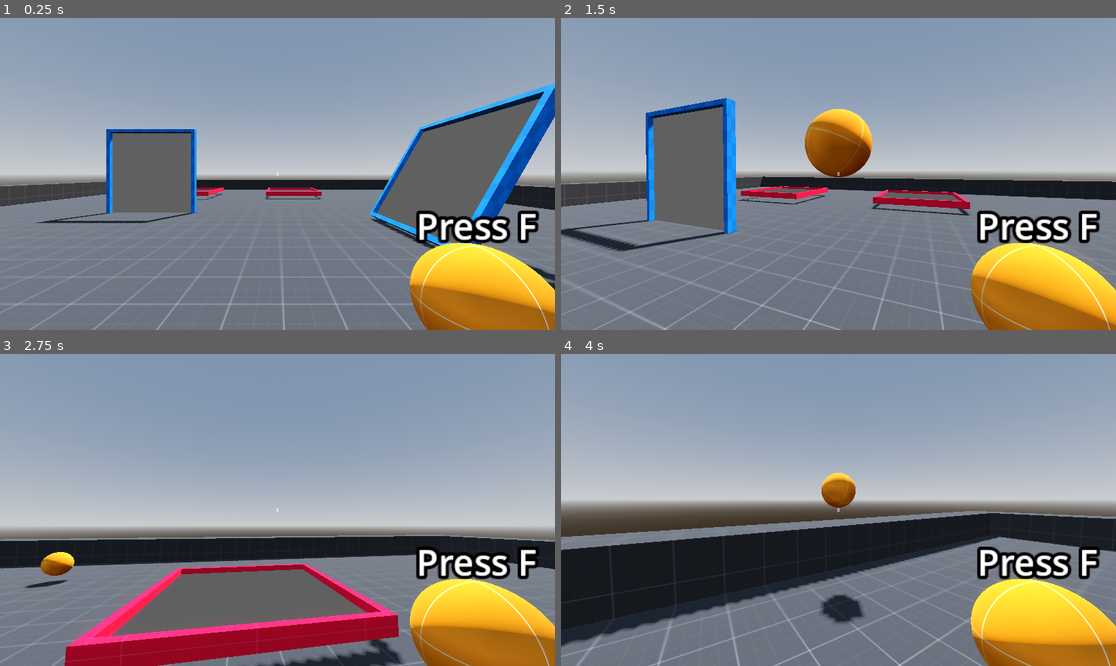
Above: before the commit, frames 1-4 (two rows, left to right).
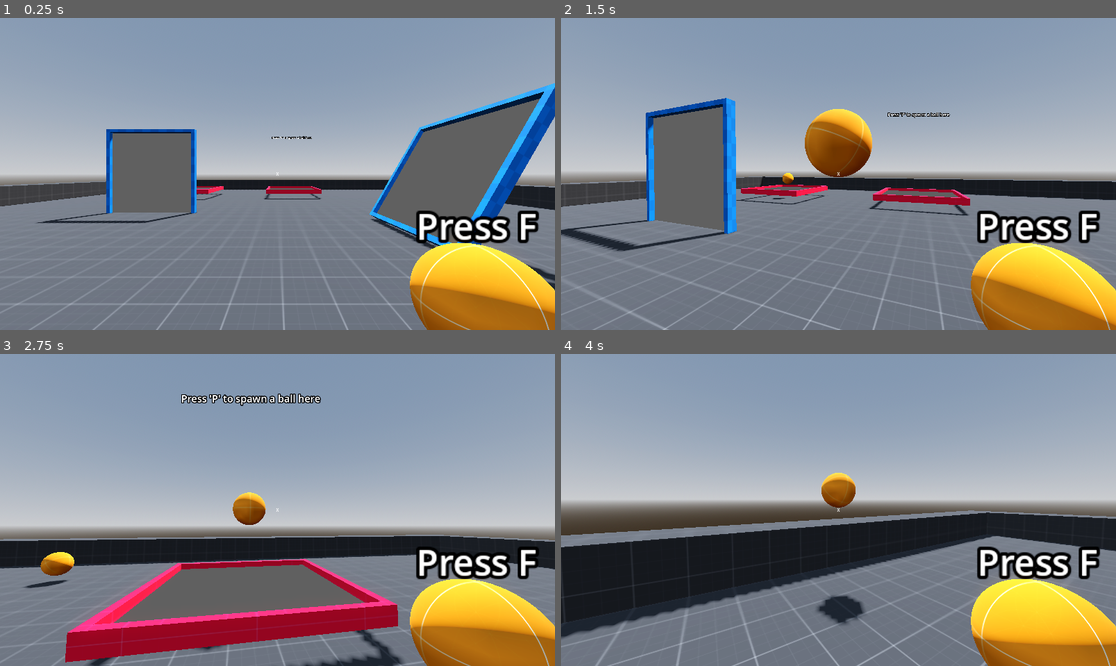
Above: after the commit, the same moments.

Repository: VojtaStruhar/godot-portals-plugin
Game: Godot game, scene res://levels/level_physics.tscn
The game is run twice, just before and just after one commit, with the same random seed, the same clock (stepped at 60 frames per second) and the same inputs. This scene is started directly instead of the project's main scene.
Inputs (mouse positions are in pixels of both pictures, inside the frame that each line leads up to):
- Up to frame 1 (0.25 s): no input
- Up to frame 2 (1.5 s): tap Enter (ui_accept) at 0.5, 0.77 s; move the mouse to (866, 174) at 0.52 s; hold Up from 0.53 s (still down); tap P (toggle_portals) at 0.6 s; move the mouse to (810, 174) at 1.27 s; tap F (fire) at 1.35 s
- Up to frame 3 (2.75 s): keep holding Up; tap Enter (ui_accept) at 1.52 s; tap P (toggle_portals) at 1.55, 2.1 s; move the mouse to (288, 503) at 2.02 s
- Up to frame 4 (4 s): keep holding Up; move the mouse to (832, 516) at 2.77 s; tap P (toggle_portals) at 2.85, 3.8 s; tap Enter (ui_accept) at 3.02, 3.77 s; move the mouse to (877, 513) at 3.52 s; tap F (fire) at 3.6 s

The runs differ from the first frame. In frame 1, 0.4% of the frame differs, in the area x 35-58%, y 37-59%; in frame 2, 1.3%; in frame 3, 9.4%, in the area x 11-72%, y 12-100%; in frame 4, 3.9%.

Commit message:
Add infinitely bouncing ball

Diff:
--- a/levels/level_physics.tscn
+++ b/levels/level_physics.tscn
@@ -10,6 +10,19 @@
 [ext_resource type="Material" uid="uid://brj2jayoo0l0d" path="res://assets/prototyping/M_prototype_blue.tres" id="8_flk5l"]
 [ext_resource type="Material" uid="uid://1nvrnylcajfg" path="res://assets/prototyping/M_prototype_red.tres" id="9_ejw2f"]
 [ext_resource type="PackedScene" uid="uid://bb1b3cg0khq5k" path="res://scripts/poor_mans_crosshair.tscn" id="10_ejw2f"]
+
+[sub_resource type="GDScript" id="GDScript_ejw2f"]
+resource_name = "ball_spawner"
+script/source = "extends Node3D
+
+@export var projectile_scene: PackedScene
+
+func _process(delta: float) -> void:
+	if Input.is_action_just_pressed(\"toggle_portals\"):
+		var inst = projectile_scene.instantiate()
+		add_child(inst)
+		inst.global_position = self.global_position
+"
 
 [sub_resource type="ProceduralSkyMaterial" id="ProceduralSkyMaterial_xh7pd"]
 sky_horizon_color = Color(0.662243, 0.671743, 0.686743, 1)
@@ -111,6 +124,15 @@
 [node name="Level_Physics" type="Node3D"]
 metadata/movie_file = "level_physics.avi"
 
+[node name="BallSpawner" type="Node3D" parent="."]
+transform = Transform3D(1, 0, 0, 0, 1, 0, 0, 0, 1, 1.25, 3.25, -5.5)
+script = SubResource("GDScript_ejw2f")
+projectile_scene = ExtResource("5_m81n0")
+
+[node name="Label3D" type="Label3D" parent="BallSpawner"]
+billboard = 1
+text = "Press 'P' to spawn a ball here"
+
 [node name="PoorMansCrosshair" parent="." instance=ExtResource("10_ejw2f")]
 
 [node name="WorldEnvironment" type="WorldEnvironment" parent="."]
@@ -249,13 +271,13 @@
 [node name="Portal_Red1" type="Node3D" parent="." node_paths=PackedStringArray("exit_portal", "portal_mesh", "teleport_area", "teleport_collision") groups=["portals"]]
 process_priority = 100
 process_physics_priority = 100
-transform = Transform3D(1, 0, 0, 0, -4.37114e-08, 1, 0, -1, -4.37114e-08, -4.25, 0.274811, -5.25)
+transform = Transform3D(1, 0, 0, 0, -4.37114e-08, 1, 0, -1, -4.37114e-08, -4.25, 0.372426, -5.25)
 script = ExtResource("6_qn875")
 portal_size = Vector2(2.5, 2.5)
 exit_portal = NodePath("../Portal_Red2")
 is_teleport = true
 teleport_direction = 0
-rb_velocity_boost = 2.0
+rb_velocity_boost = 1.0
 teleport_collision_mask = 128
 portal_mesh = NodePath("Portal3D_Mesh")
 teleport_area = NodePath("TeleportArea")
@@ -283,13 +305,13 @@
 [node name="Portal_Red2" type="Node3D" parent="." node_paths=PackedStringArray("exit_portal", "portal_mesh", "teleport_area", "teleport_collision") groups=["portals"]]
 process_priority = 100
 process_physics_priority = 100
-transform = Transform3D(1, 0, 0, 0, -4.37114e-08, 1, 0, -1, -4.37114e-08, 1.25, 0.25, -5.5)
+transform = Transform3D(1, 0, 0, 0, -4.37114e-08, 1, 0, -1, -4.37114e-08, 1.25, 0.347614, -5.5)
 script = ExtResource("6_qn875")
 portal_size = Vector2(2.5, 2.5)
 exit_portal = NodePath("../Portal_Red1")
 is_teleport = true
 teleport_direction = 0
-rb_velocity_boost = 2.0
+rb_velocity_boost = 1.0
 teleport_collision_mask = 128
 portal_mesh = NodePath("Portal3D_Mesh")
 teleport_area = NodePath("TeleportArea")
Not shown: 1 places in levels/level_physics.tscn that only renumber resources
